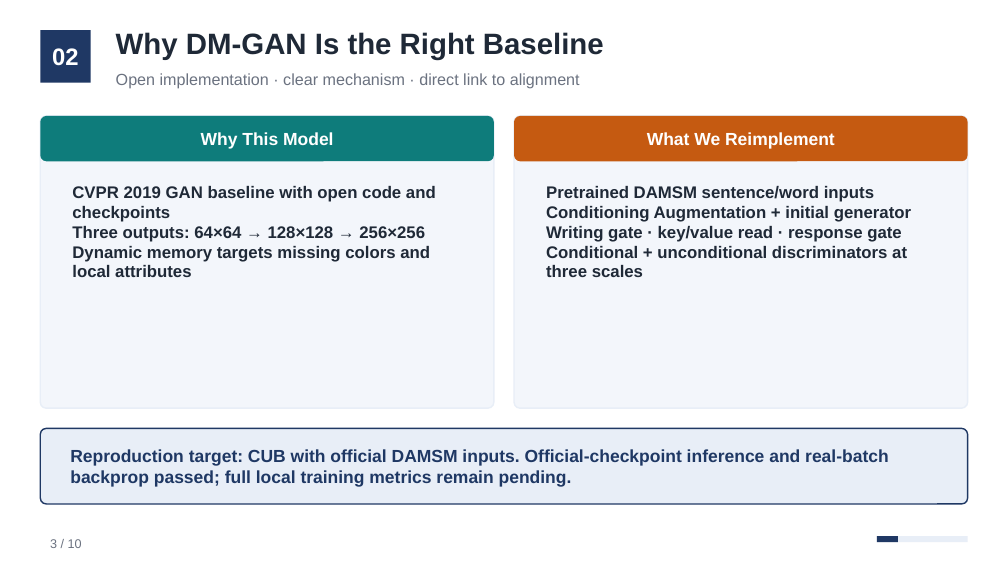
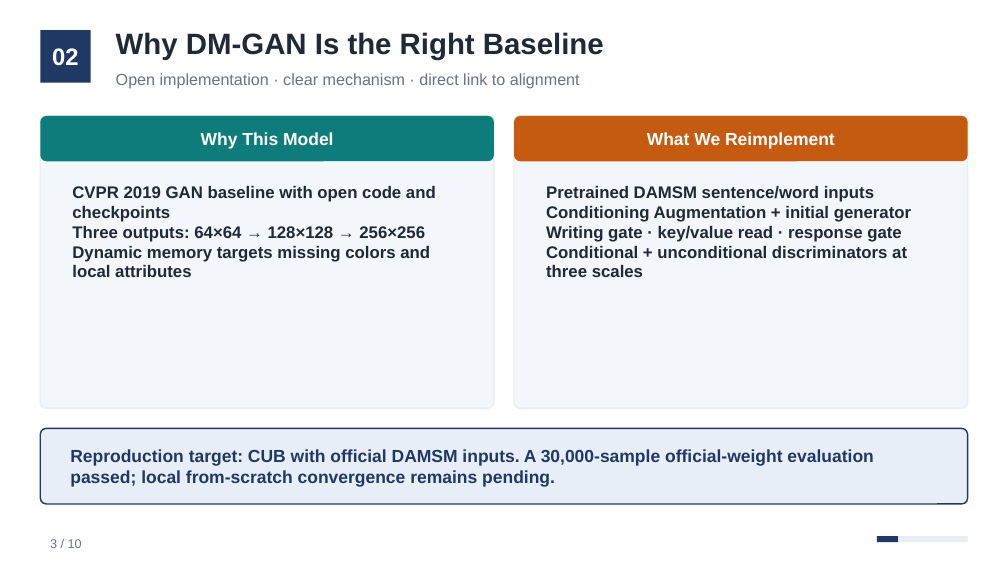
Before and after one commit to Alexzhoujk/DM-GANS, a slide deck: slide 3 of outputs/DM-GAN Baseline Implementation and Investigation - Session 6 Updated.pptx. Drawn at 1008x567 pixels with LibreOffice and Linux fonts; fonts in the diff are those of the drawing. Boxes give left, top, right and bottom in pixels: in the first picture for what was removed or moved away, otherwise in the second. Text is boxed around its words. In the diff, an @@ line names an element or a change of style, - is before the commit and + after.

Commit message:
Validate the DM-GAN baseline reproduction

```diff
--- a/outputs/DM-GAN Baseline Implementation and Investigation - Session 6 Updated.pptx
+++ b/outputs/DM-GAN Baseline Implementation and Investigation - Session 6 Updated.pptx
@@ text at (70, 449, 873, 487): text changed @@
-Reproduction target: CUB with official DAMSM inputs. Official-checkpoint inference and real-batch backprop passed; full local training metrics remain pending.
+Reproduction target: CUB with official DAMSM inputs. A 30,000-sample official-weight evaluation passed; local from-scratch convergence remains pending.
```
Also in this commit, not shown: 4 other slides changed, 12 other files.
